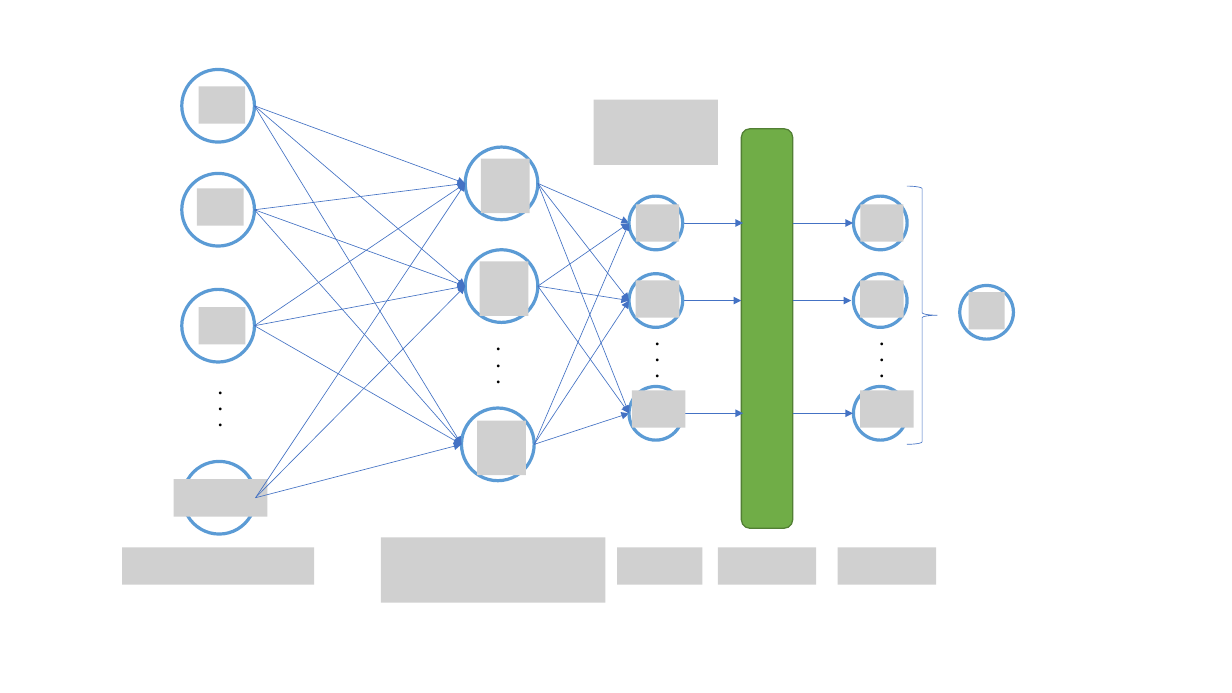
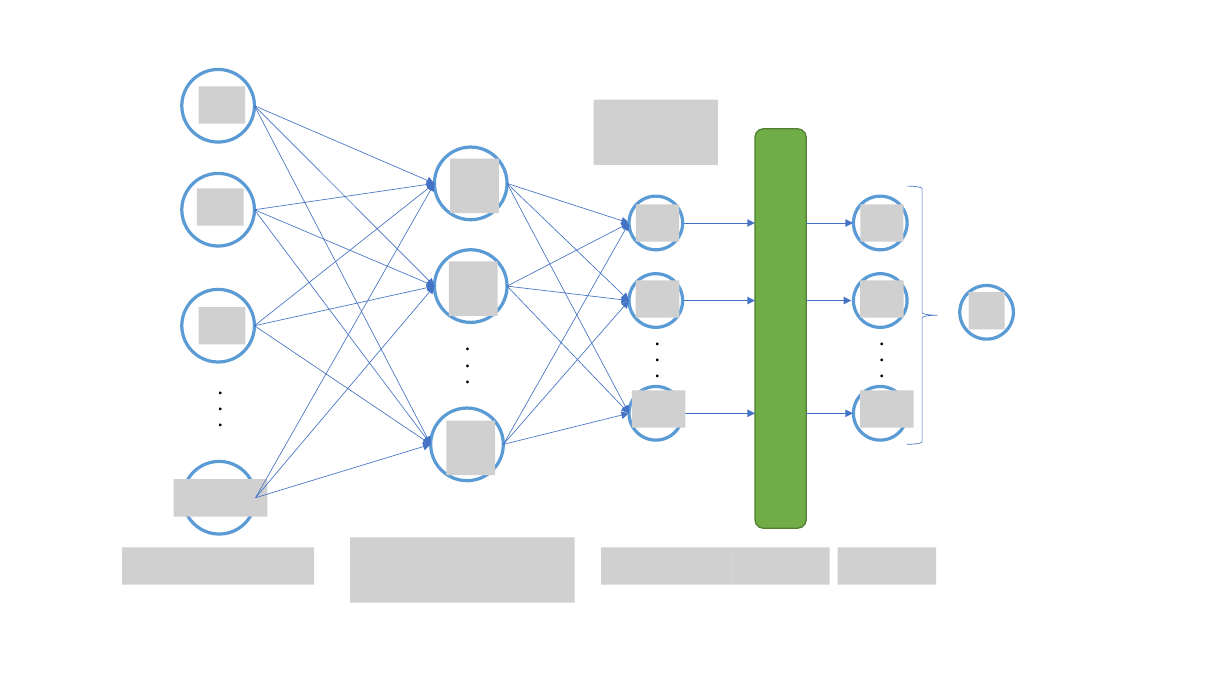
Before and after one commit to dcongtinh/tensorflow, a slide deck: slide 2 of Perceptron.pptx. Drawn at 1232x693 pixels with LibreOffice and Linux fonts; fonts in the diff are those of the drawing; grey boxes stand for pictures. Boxes give left, top, right and bottom in pixels: in the first picture for what was removed or moved away, otherwise in the second. Text is boxed around its words. In the diff, an @@ line names an element or a change of style, - is before the commit and + after.

```diff
--- a/Perceptron.pptx
+++ b/Perceptron.pptx
@@ arrow moved from (254, 105) - (461, 445) to (254, 105) - (431, 445) @@
@@ arrow moved from (254, 105) - (465, 287) to (254, 105) - (434, 287) @@
@@ arrow moved from (254, 105) - (465, 184) to (254, 105) - (434, 184) @@
@@ rounded rectangle: place and size @@
-rounded rectangle at [741, 128, 793, 528]
+rounded rectangle at [755, 128, 807, 528]
@@ arrow moved from (254, 326) - (465, 184) to (254, 326) - (434, 184) @@
@@ arrow moved from (254, 210) - (465, 184) to (254, 210) - (434, 184) @@
@@ arrow moved from (256, 498) - (465, 184) to (256, 498) - (434, 184) @@
@@ arrow moved from (538, 184) - (629, 413) to (507, 184) - (629, 413) @@
@@ arrow moved from (538, 184) - (629, 300) to (507, 184) - (629, 300) @@
@@ arrow moved from (538, 184) - (629, 223) to (507, 184) - (629, 223) @@
@@ arrow moved from (254, 210) - (461, 445) to (254, 210) - (431, 445) @@
@@ arrow moved from (254, 210) - (465, 287) to (254, 210) - (434, 287) @@
@@ arrow moved from (534, 445) - (629, 223) to (504, 445) - (629, 223) @@
@@ arrow moved from (538, 287) - (629, 223) to (507, 287) - (629, 223) @@
@@ arrow moved from (683, 223) - (743, 223) to (683, 223) - (755, 223) @@
@@ arrow moved from (793, 223) - (853, 223) to (807, 223) - (853, 223) @@
@@ arrow moved from (254, 326) - (465, 287) to (254, 326) - (434, 287) @@
@@ arrow moved from (256, 498) - (465, 287) to (256, 498) - (434, 287) @@
@@ arrow moved from (538, 287) - (629, 413) to (507, 287) - (629, 413) @@
@@ arrow moved from (538, 287) - (629, 300) to (507, 287) - (629, 300) @@
@@ arrow moved from (254, 326) - (461, 445) to (254, 326) - (431, 445) @@
@@ arrow moved from (534, 445) - (629, 300) to (504, 445) - (629, 300) @@
@@ arrow moved from (683, 300) - (741, 300) to (683, 300) - (755, 300) @@
@@ arrow moved from (793, 300) - (851, 300) to (807, 300) - (851, 300) @@
@@ arrow moved from (534, 445) - (629, 413) to (504, 445) - (629, 413) @@
@@ arrow moved from (683, 413) - (743, 413) to (683, 413) - (755, 413) @@
@@ arrow moved from (793, 413) - (853, 413) to (807, 413) - (853, 413) @@
@@ arrow moved from (256, 498) - (461, 445) to (256, 498) - (431, 445) @@
@@ 4 pictures, 3 ellipses, 1 text: place and size @@
-4 pictures, 3 ellipses, 1 text at [381, 147, 605, 604]
+4 pictures, 3 ellipses, 1 text at [350, 147, 575, 604]
@@ picture: place and size @@
-picture at [617, 547, 702, 584]
+picture at [602, 547, 732, 584]
@@ picture: place and size @@
-picture at [718, 547, 816, 584]
+picture at [732, 547, 830, 584]
```
Also in this commit, not shown: 5 other files.
